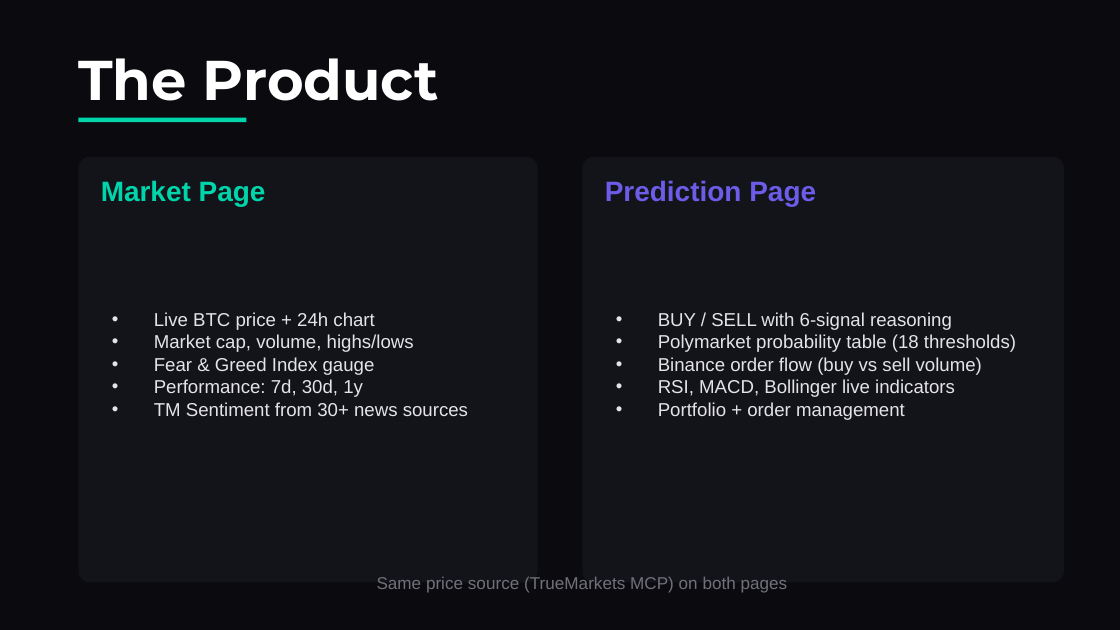
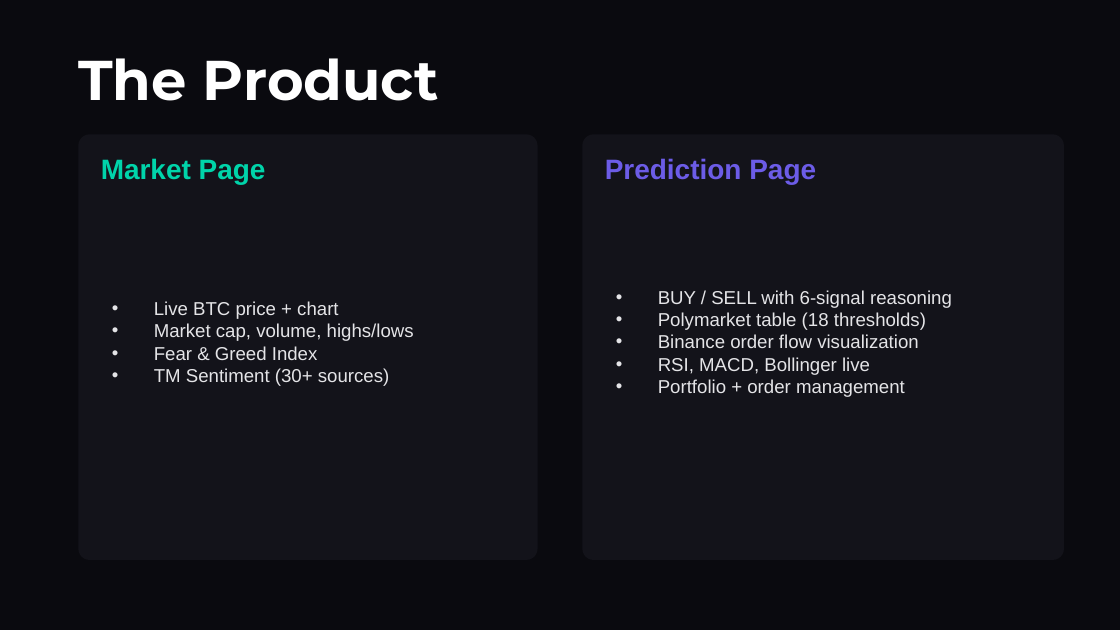
Before and after one commit to saieshagupta-cpu/truemarkets-predictions, a slide deck: slide 9 of TrueMarkets_Pitch_Deck.pptx (slide 8 before the commit). Drawn at 1120x630 pixels with LibreOffice and Linux fonts; fonts in the diff are those of the drawing. Boxes give left, top, right and bottom in pixels: in the first picture for what was removed or moved away, otherwise in the second. Text is boxed around its words. In the diff, an @@ line names an element or a change of style, - is before the commit and + after.

```diff
--- a/TrueMarkets_Pitch_Deck.pptx
+++ b/TrueMarkets_Pitch_Deck.pptx
@@ rectangle removed at (x1=78, y1=118, x2=246, y2=122) @@
@@ rounded rectangle moved from (x1=78, y1=157, x2=538, y2=582) to (x1=78, y1=134, x2=538, y2=560) @@
@@ rounded rectangle moved from (x1=582, y1=157, x2=1064, y2=582) to (x1=582, y1=134, x2=1064, y2=560) @@
@@ 4 texts moved together from (x1=101, y1=180, x2=1016, y2=420) to (x1=101, y1=158, x2=952, y2=397) @@
@@ text at (x1=154, y1=301, x2=338, y2=319): text changed @@
-• Live BTC price + 24h chart
+• Live BTC price + chart
@@ text at (x1=658, y1=312, x2=926, y2=375): text changed @@
-• Polymarket probability table (18 thresholds)
-• Binance order flow (buy vs sell volume)
-• RSI, MACD, Bollinger live indicators
+• Polymarket table (18 thresholds)
+• Binance order flow visualization
+• RSI, MACD, Bollinger live
@@ text at (x1=154, y1=346, x2=389, y2=386): text changed @@
-• Fear & Greed Index gauge
-• Performance: 7d, 30d, 1y
-• TM Sentiment from 30+ news sources
+• Fear & Greed Index
+• TM Sentiment (30+ sources)
@@ text removed at (x1=377, y1=576, x2=788, y2=593) @@
-Same price source (TrueMarkets MCP) on both pages
```
Also in this commit, not shown: 6 other slides changed, 2 slides added, 1 slide removed, 6 other files.
